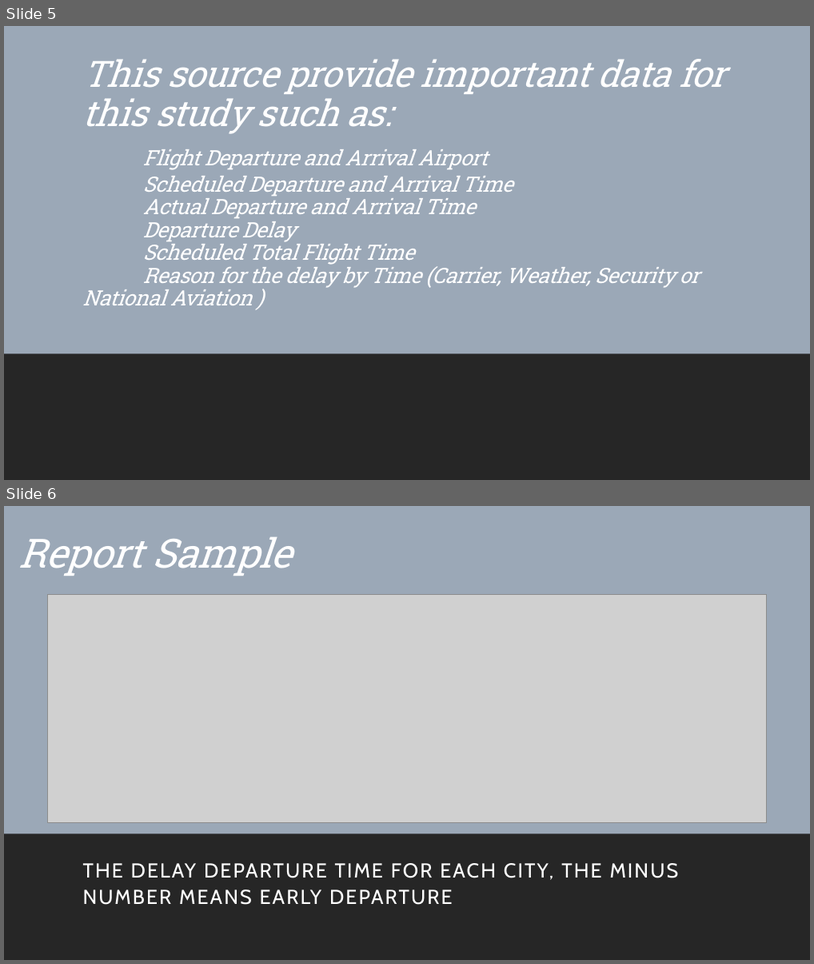
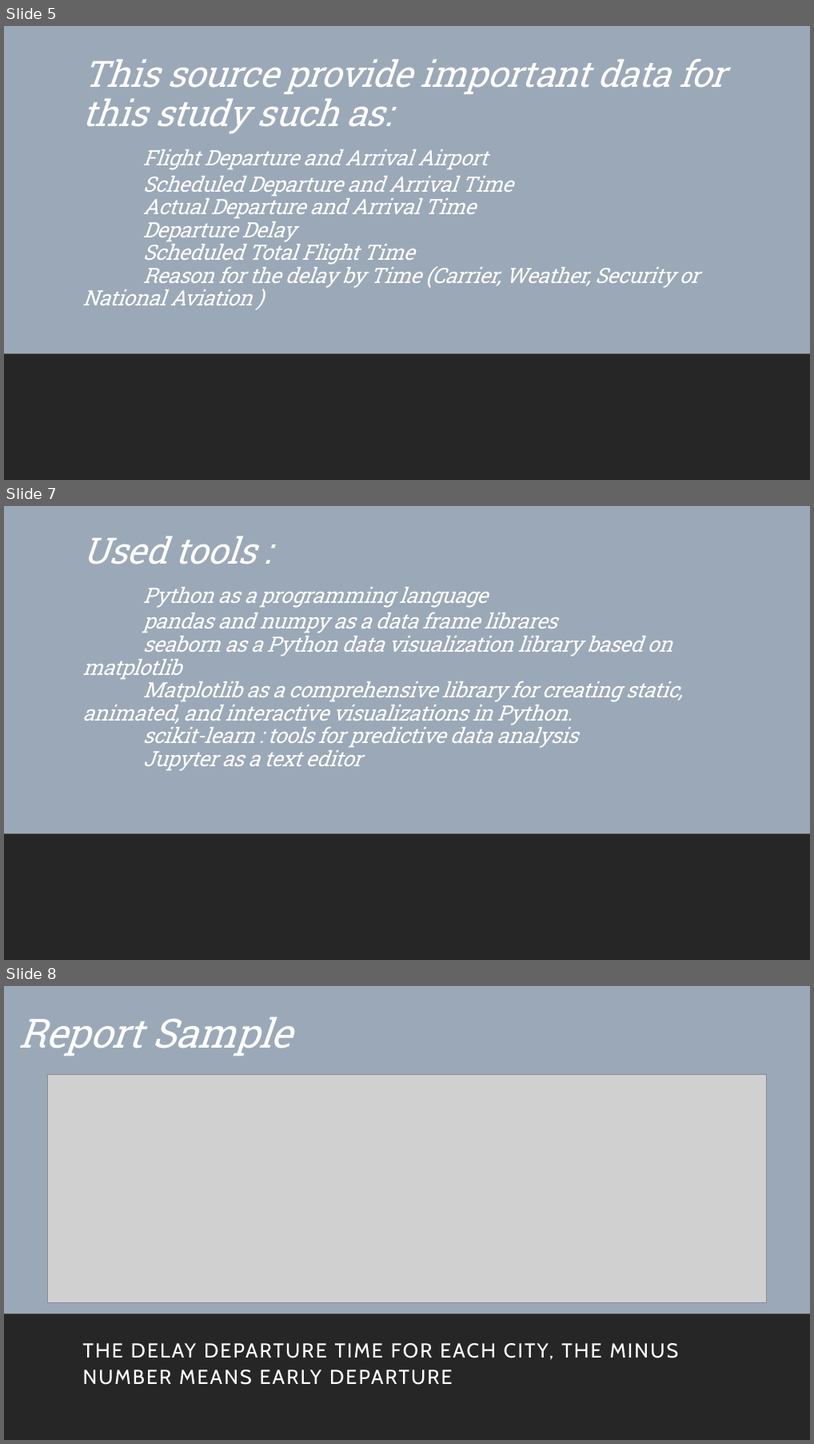
Before and after one commit to NawafNazer/Data_Science, a slide deck: Presentation.pptx. Shown one above the other, each under a label of ours: slides 5 and 6 before the commit, slides 5, 7 and 8 after it; the slides between them are not shown. The pictures are 814x964 and 814x1444 pixels, drawn with LibreOffice and Linux fonts; fonts in the diff are those of the drawing; grey boxes stand for pictures. Boxes give left, top, right and bottom in pixels: in the first picture for what was removed or moved away, otherwise in the second. Text is boxed around its words. In the diff, an @@ line names an element or a change of style, - is before the commit and + after.

```diff
--- a/Presentation.pptx
+++ b/Presentation.pptx
@@ slide 7 added at <box>4,506,810,960</box>, background #FFFFFF; not listed: 1 template element that a slide beside it also shows @@
@@ rectangle added at <box>4,506,810,960</box>, fill #9BA8B7 @@
@@ title added at <box>82,587,683,771</box>, 25.2 pt, text #FFFFFF, italic @@
+Used tools :
+Python as a programming language
+pandas and numpy as a data frame librares
+seaborn as a Python data visualization library based on matplotlib
+Matplotlib as a comprehensive library for creating static, animated, and interactive visualizations in Python.
+scikit-learn : tools for predictive data analysis
+Jupyter as a text editor
@@ rectangle added at <box>4,834,810,960</box>, fill #262626 @@
@@ what was slide 6 is now slide 8 @@
```
Also in this commit, not shown: 1 other slide added, 1 other file.
